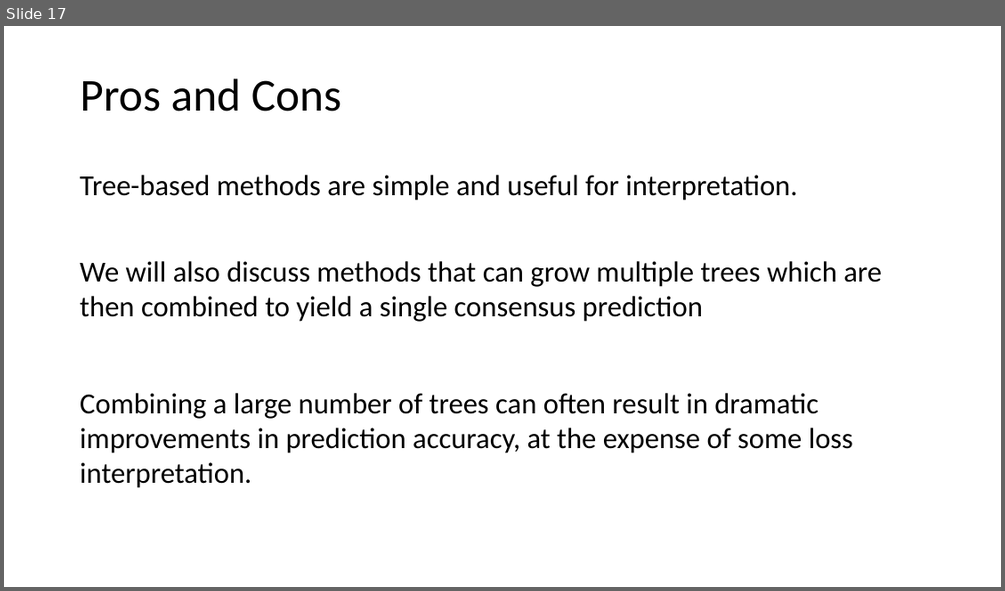
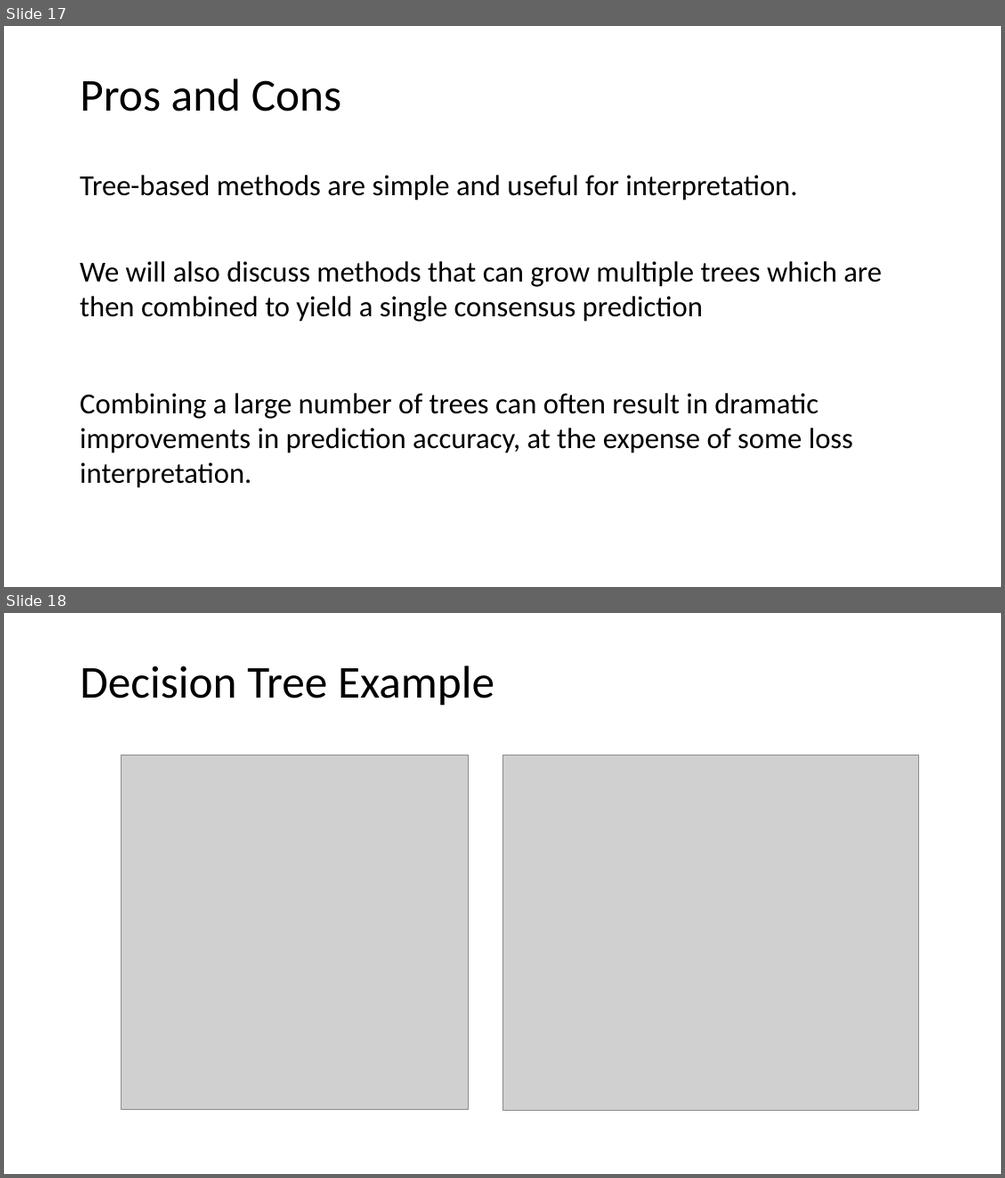
Before and after one commit to tianzheng4/tianzheng4.github.io, a slide deck: _umkc-teaching/slides/Lecture8.pptx. Shown one above the other, each under a label of ours: slide 17 before the commit, slides 17 and 18 after it. The pictures are 1005x591 and 1005x1178 pixels, drawn with LibreOffice and Linux fonts; fonts in the diff are those of the drawing; grey boxes stand for pictures. Boxes give left, top, right and bottom in pixels: in the first picture for what was removed or moved away, otherwise in the second. Text is boxed around its words. In the diff, an @@ line names an element or a change of style, - is before the commit and + after.

```diff
--- a/_umkc-teaching/slides/Lecture8.pptx
+++ b/_umkc-teaching/slides/Lecture8.pptx
@@ slide 18 added at (x1=4, y1=613, x2=1001, y2=1174), background #FFFFFF @@
@@ title added at (x1=80, y1=666, x2=494, y2=706), 44 pt, text #000000 @@
+Decision Tree Example
@@ picture added at (x1=121, y1=755, x2=469, y2=1110) @@
@@ picture added at (x1=502, y1=755, x2=919, y2=1111) @@
```
Also in this commit, not shown: 1 slide changed, 2 other slides added, 2 other files.
